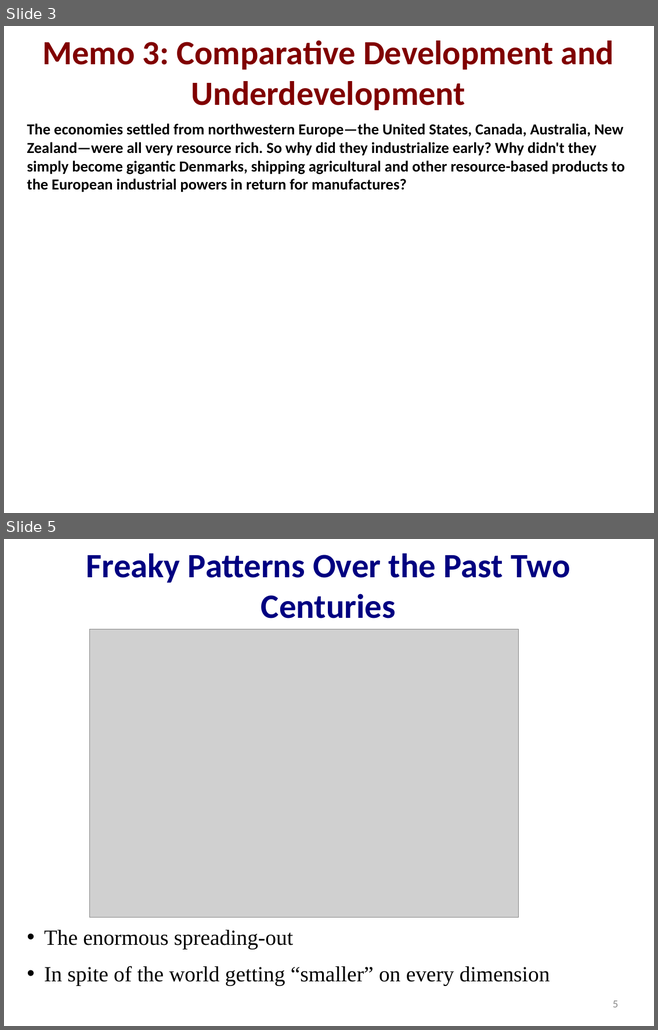
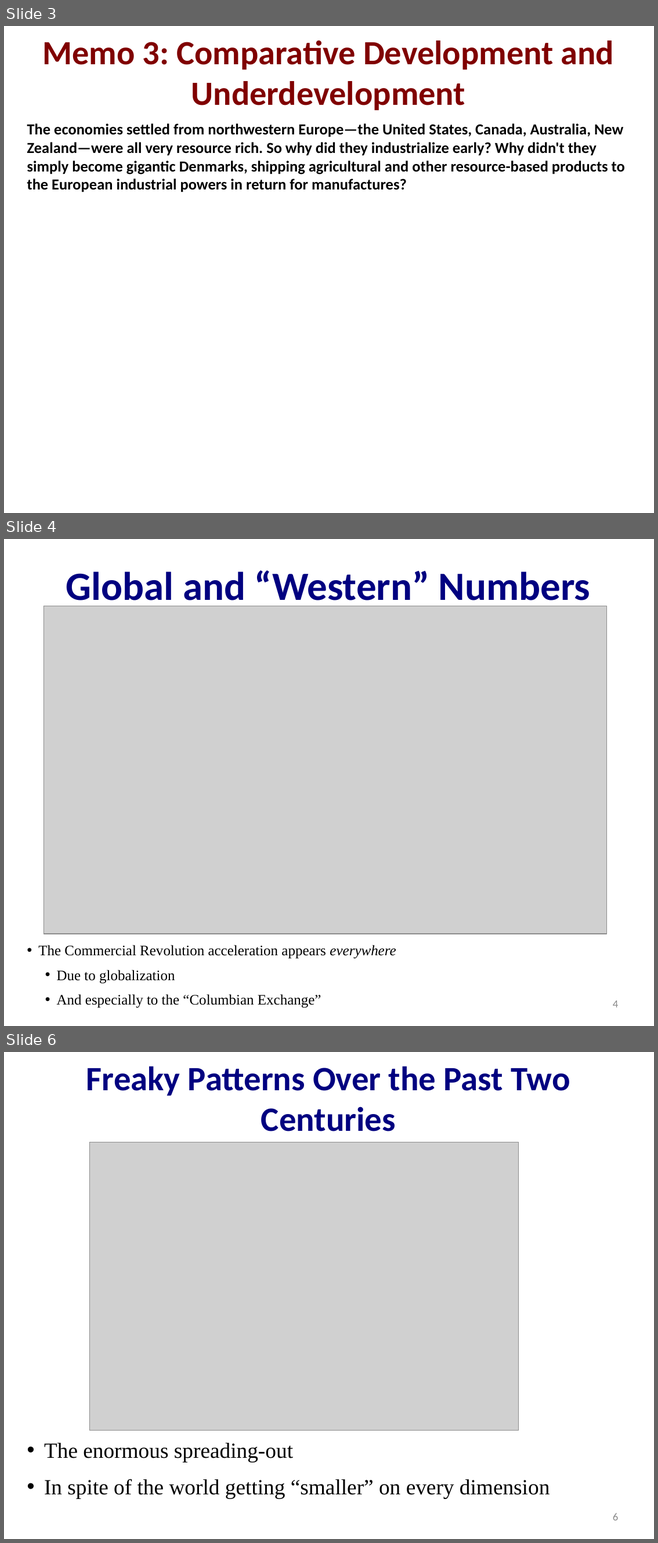
Before and after one commit to DavidLJ/public-files, a slide deck: econ-210a-lecture-5a.pptx. Shown one above the other, each under a label of ours: slides 3 and 5 before the commit, slides 3, 4 and 6 after it; the slides between them are not shown. The pictures are 658x1030 and 658x1543 pixels, drawn with LibreOffice and Linux fonts; fonts in the diff are those of the drawing; grey boxes stand for pictures. Boxes give left, top, right and bottom in pixels: in the first picture for what was removed or moved away, otherwise in the second. Text is boxed around its words. In the diff, an @@ line names an element or a change of style, - is before the commit and + after.

```diff
--- a/econ-210a-lecture-5a.pptx
+++ b/econ-210a-lecture-5a.pptx
@@ slide 4 added at (4, 539, 654, 1026), background #FFFFFF @@
@@ title added at (66, 570, 590, 610), 44.4 pt, text #000080, bold @@
+Global and “Western” Numbers
@@ picture added at (43, 606, 606, 934) @@
@@ text added at (38, 945, 396, 1008), 16.1 pt, text #000000 @@
+• The Commercial Revolution acceleration appears everywhere
+  • Due to globalization
+  • And especially to the “Columbian Exchange”
@@ page number added at (612, 1001, 618, 1008), 12 pt, text #898989 @@
+4
@@ what was slide 5 is now slide 6 @@
@@ page number at (612, 1513, 618, 1521): text changed @@
-5
+6
```
Also in this commit, not shown: 2 slides changed.
